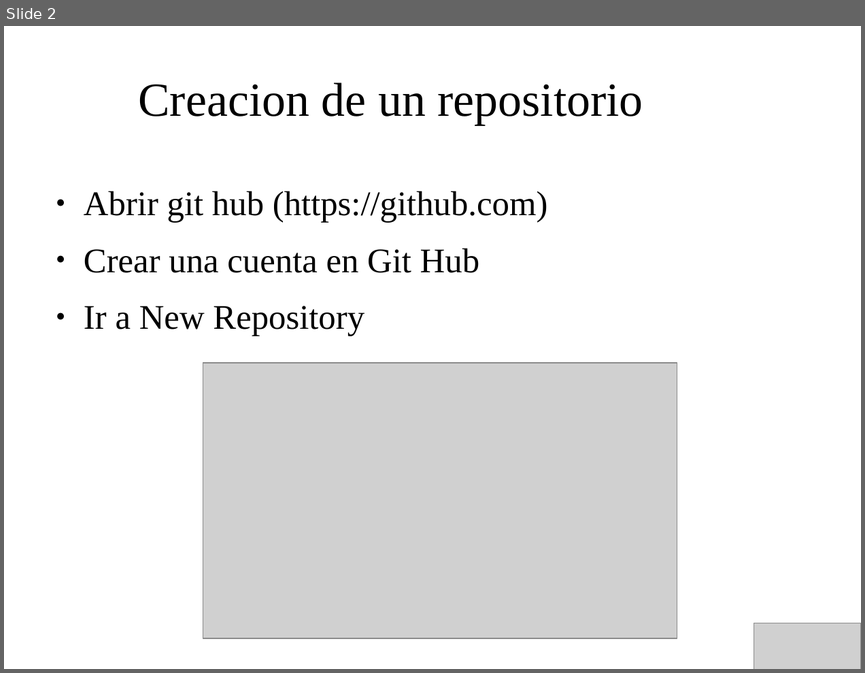
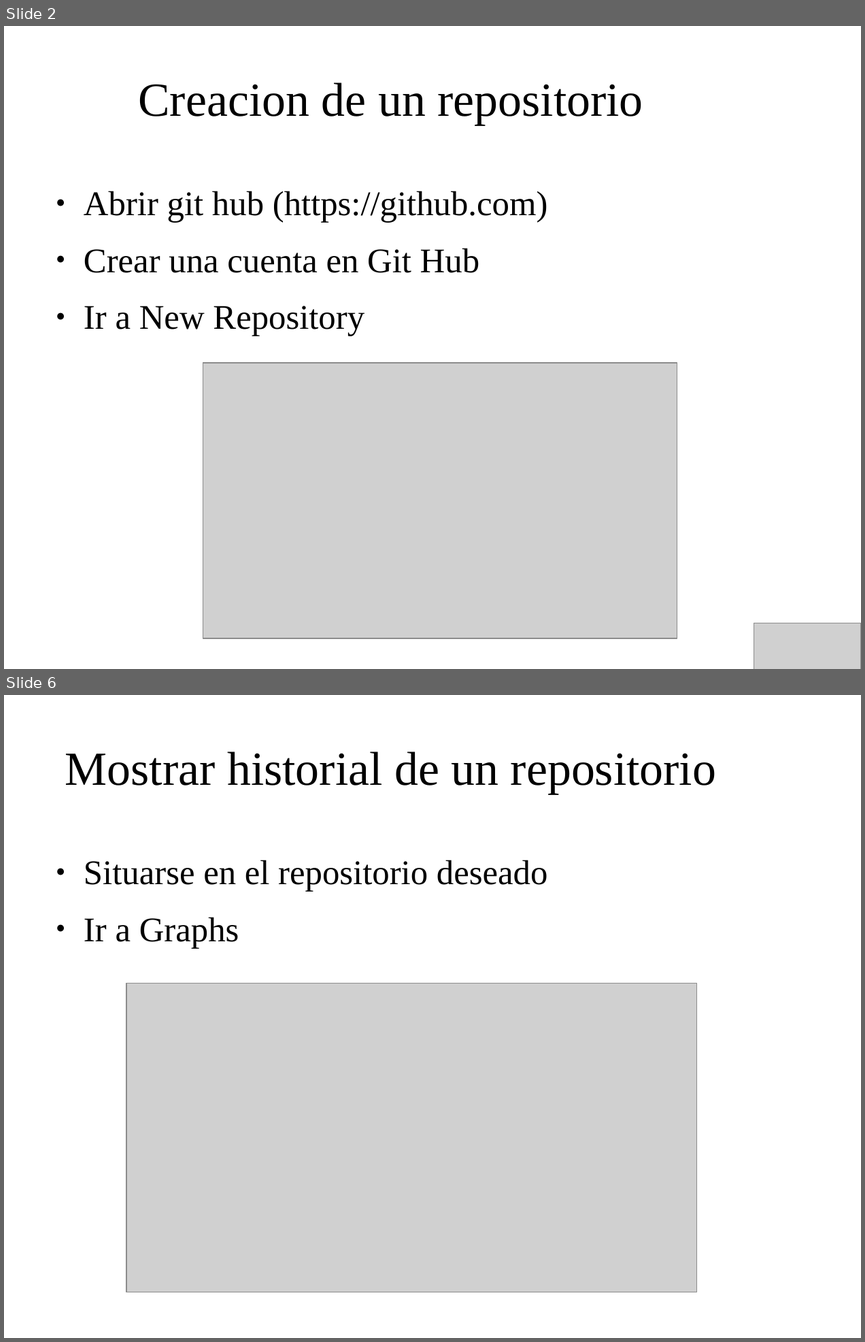
Before and after one commit to IllanPedro/Hardware, a slide deck: CursoGIT,GITHUB,SOURCETREE/Precentacion_GitHub.odp. Shown one above the other, each under a label of ours: slide 2 before the commit, slides 2 and 6 after it; the slides between them are not shown. The pictures are 865x673 and 865x1342 pixels, drawn with LibreOffice and Linux fonts; fonts in the diff are those of the drawing; grey boxes stand for pictures; background and template pictures are left out. Boxes give left, top, right and bottom in pixels: in the first picture for what was removed or moved away, otherwise in the second. Text is boxed around its words. In the diff, an @@ line names an element or a change of style, - is before the commit and + after.

```diff
--- a/CursoGIT,GITHUB,SOURCETREE/Precentacion_GitHub.odp
+++ b/CursoGIT,GITHUB,SOURCETREE/Precentacion_GitHub.odp
@@ slide 6 added at box(4, 695, 861, 1338), background picture (left out) @@
@@ title added at box(65, 751, 716, 794), 44 pt, text #000000 @@
+Mostrar historial de un repositorio
@@ text added at box(84, 860, 548, 948), 32 pt, text #000000 @@
+● Situarse en el repositorio deseado
+● Ir a Graphs
@@ picture added at box(126, 983, 697, 1291) @@
```
Also in this commit, not shown: 5 other slides added, 1 slide removed, 1 other file.
